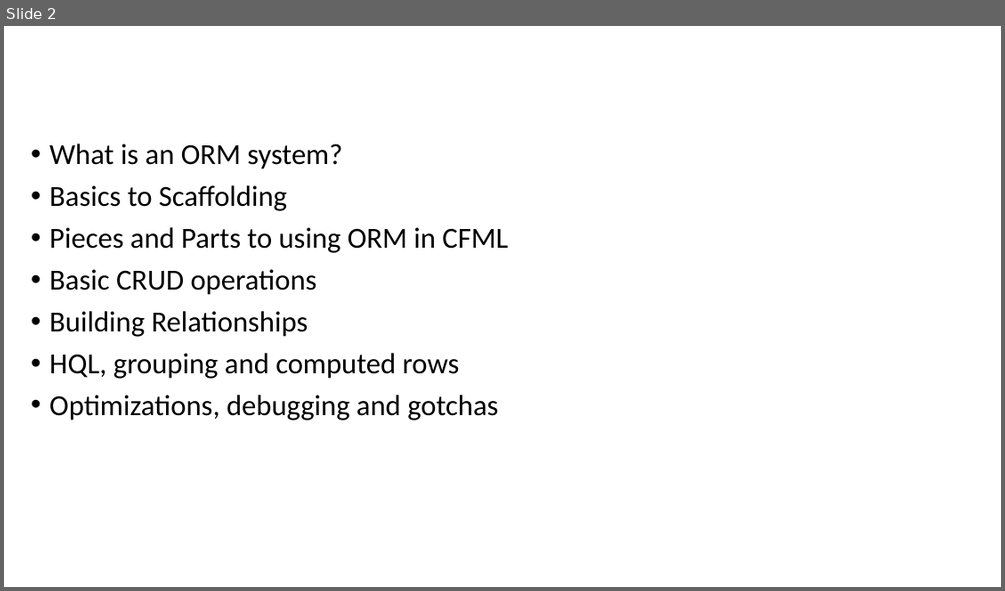
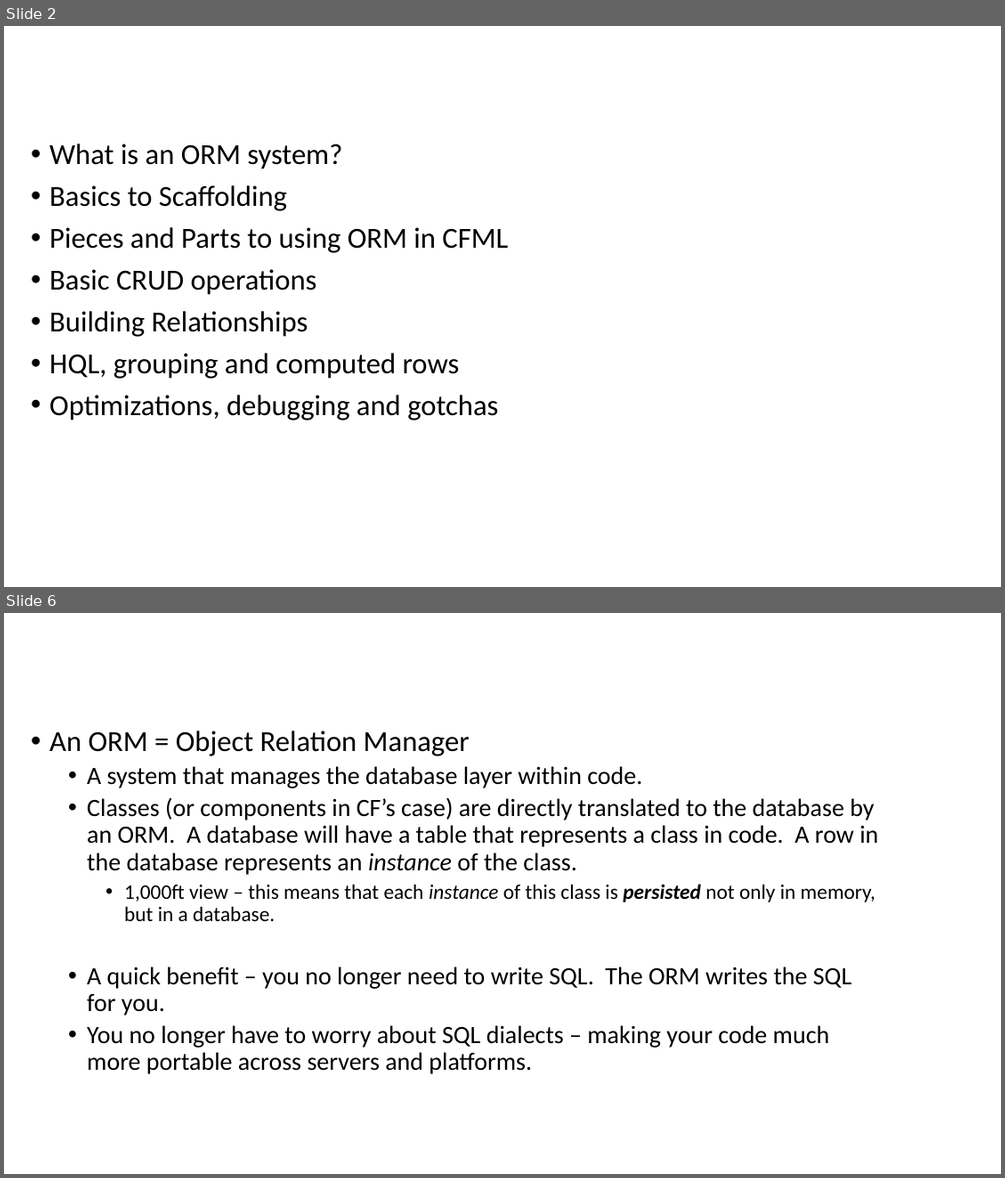
Before and after one commit to quetwo/orm-preso, a slide deck: Using ColdFusion ORM.pptx. Shown one above the other, each under a label of ours: slide 2 before the commit, slides 2 and 6 after it; the slides between them are not shown. The pictures are 1005x591 and 1005x1178 pixels, drawn with LibreOffice and Linux fonts; fonts in the diff are those of the drawing; background and template pictures are left out. Boxes give left, top, right and bottom in pixels: in the first picture for what was removed or moved away, otherwise in the second. Text is boxed around its words. In the diff, an @@ line names an element or a change of style, - is before the commit and + after.

```diff
--- a/Using ColdFusion ORM.pptx
+++ b/Using ColdFusion ORM.pptx
@@ slide 6 added at <box>4,613,1001,1174</box>, background picture (left out) @@
@@ title added at <box>4,613,887,692</box>, 44 pt, text #FFFFFF @@
+What is an ORM?
@@ text added at <box>49,730,878,1074</box>, 24 pt, text #000000 @@
+• An ORM = Object Relation Manager
+  • A system that manages the database layer within code.
+  • Classes (or components in CF’s case) are directly translated to the database by an ORM. A database will have a table that represents a class in code. A row in the database represents an instance of the class.
+    • 1,000ft view – this means that each instance of this class is persisted not only in memory, but in a database.
+  • A quick benefit – you no longer need to write SQL. The ORM writes the SQL for you.
+  • You no longer have to worry about SQL dialects – making your code much more portable across servers and platforms.
```
Also in this commit, not shown: 1 slide changed, 5 other slides added, 11 other files.
